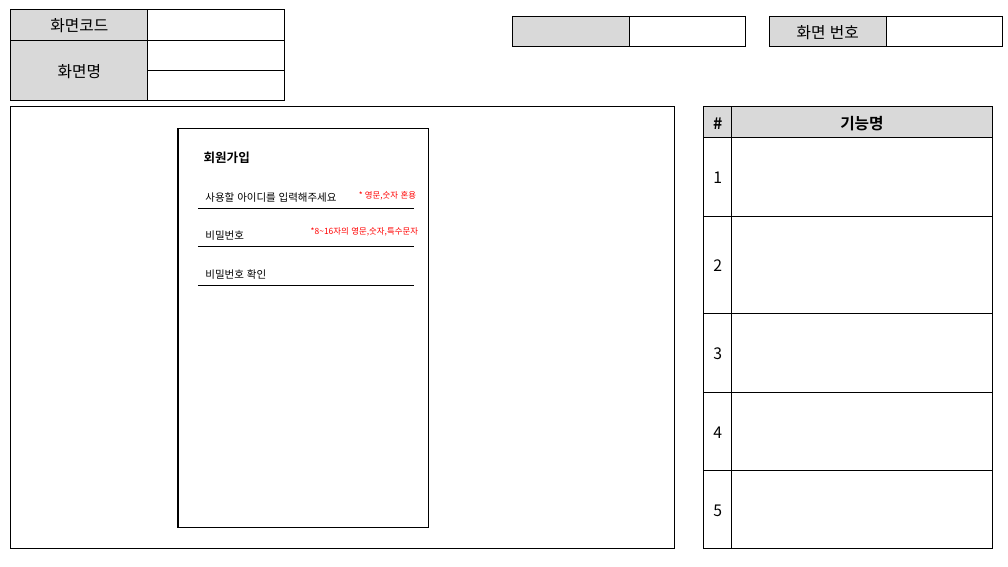
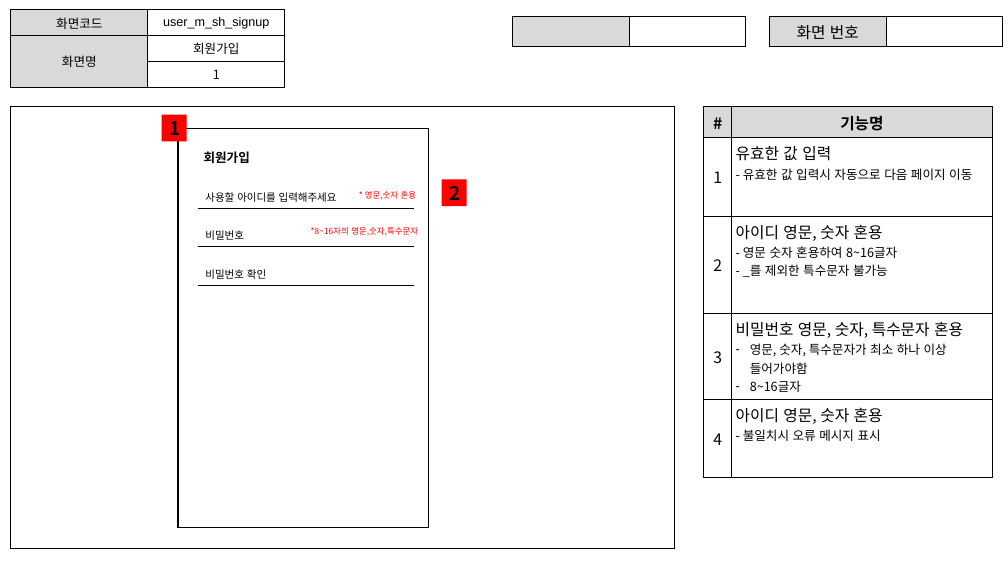
Before and after one commit to ezenteam2/RentalEquip, a slide deck: slide 4 of 0 발표용 파워포인트/project04 - 파워포인트 종합 - 서희.pptx. Drawn at 1008x567 pixels with LibreOffice and Linux fonts; fonts in the diff are those of the drawing. Boxes give left, top, right and bottom in pixels: in the first picture for what was removed or moved away, otherwise in the second. Text is boxed around its words. In the diff, an @@ line names an element or a change of style, - is before the commit and + after.

```diff
--- a/0 발표용 파워포인트/project04 - 파워포인트 종합 - 서희.pptx
+++ b/0 발표용 파워포인트/project04 - 파워포인트 종합 - 서희.pptx
@@ table at (11, 10, 284, 83) @@
-row 1, column 2: 
+row 1, column 2: user_m_sh_signup
-row 2, column 2: 
+row 2, column 2: 회원가입
-row 3, column 2: 
+row 3, column 2: 1
@@ size 15 to 12 pt in "화면코드", "화면명" @@
@@ rectangle added at (162, 115, 187, 141), fill #FF0000, 18 pt, text #000000, bold @@
+1
@@ table at (704, 107, 992, 470) @@
-row 2: 1 | 
-row 3: 2 | 
-row 4: 3 | 
-row 5: 4 | 
-row 6: 5 | 
+row 2: 1 | 유효한 값 입력 / - 유효한 값 입력시 자동으로 다음 페이지 이동
+row 3: 2 | 아이디 영문, 숫자 혼용 / - 영문 숫자 혼용하여 8~16글자 / - _를 제외한 특수문자 불가능
+row 4: 3 | 비밀번호 영문, 숫자, 특수문자 혼용 / 영문, 숫자, 특수문자가 최소 하나 이상 들어가야함 / 8~16글자
+row 5: 4 | 아이디 영문, 숫자 혼용 / - 불일치시 오류 메시지 표시
@@ rectangle added at (442, 179, 467, 206), fill #FF0000, 18 pt, text #000000, bold @@
+2
```
Also in this commit, not shown: 16 other slides changed, 1 slide added, 2 slides removed.
